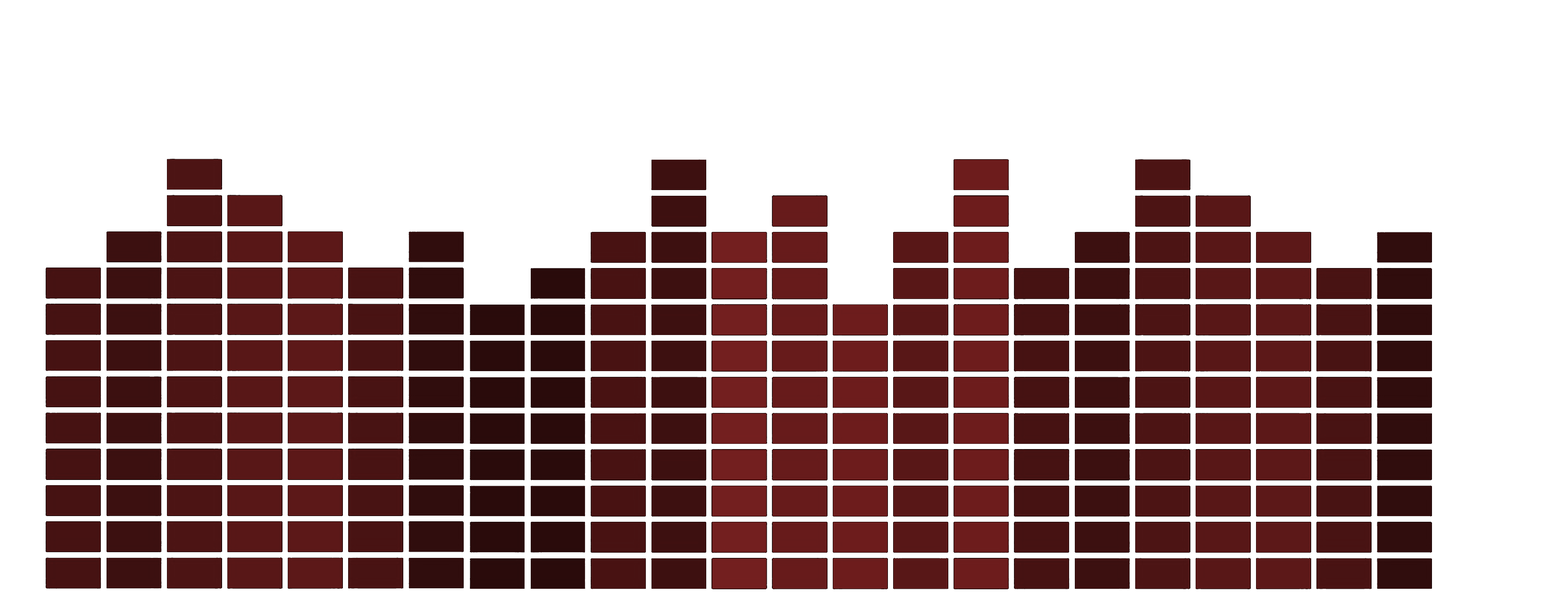
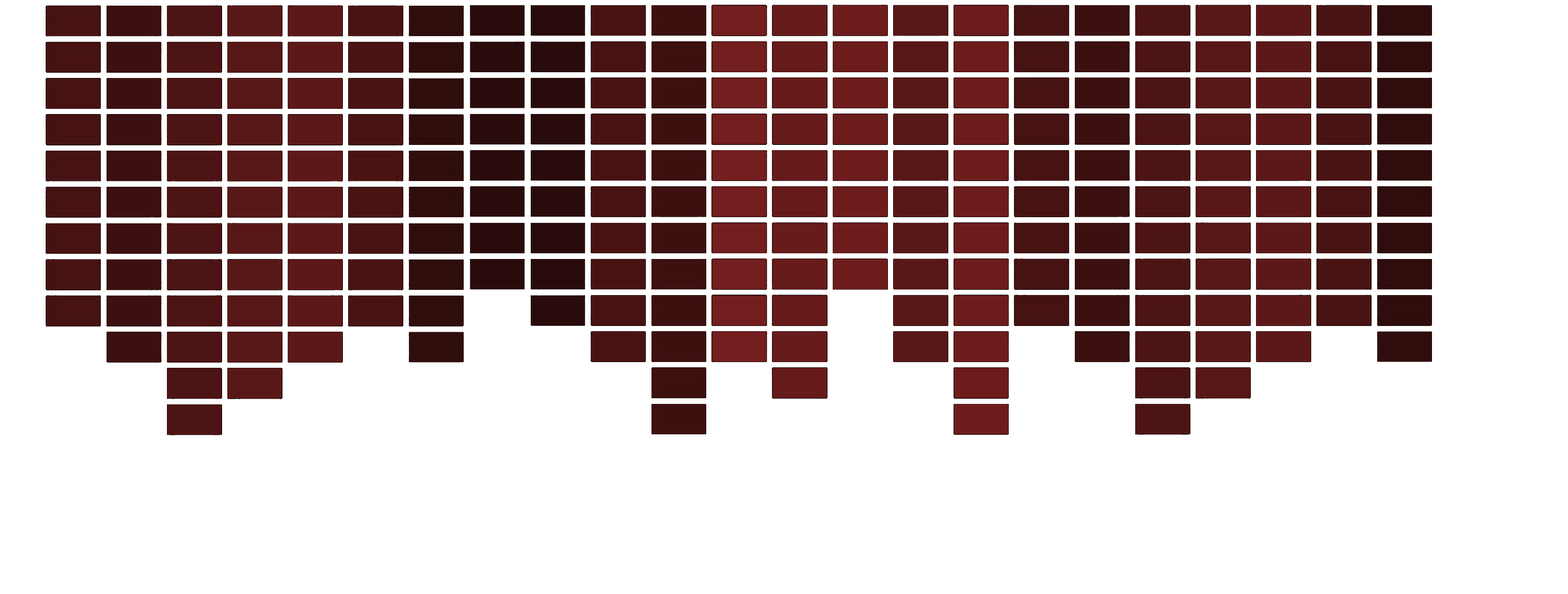
Revision of a layered (1568, 594) image; what changed, layer by layer:
painted on "Background" over [45, 4, 1432, 590]
